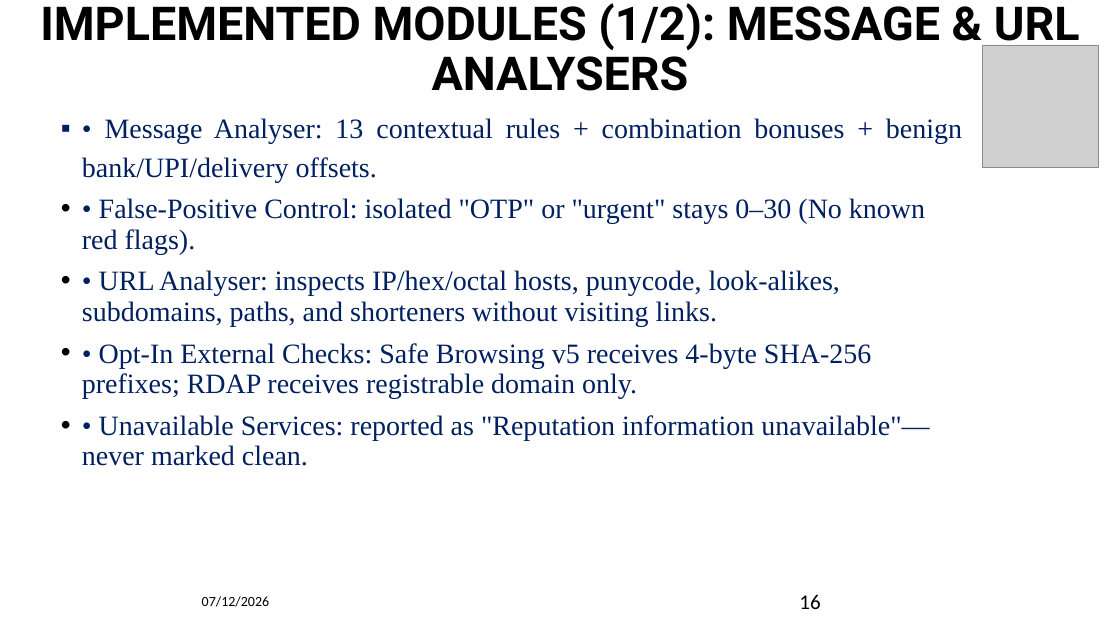
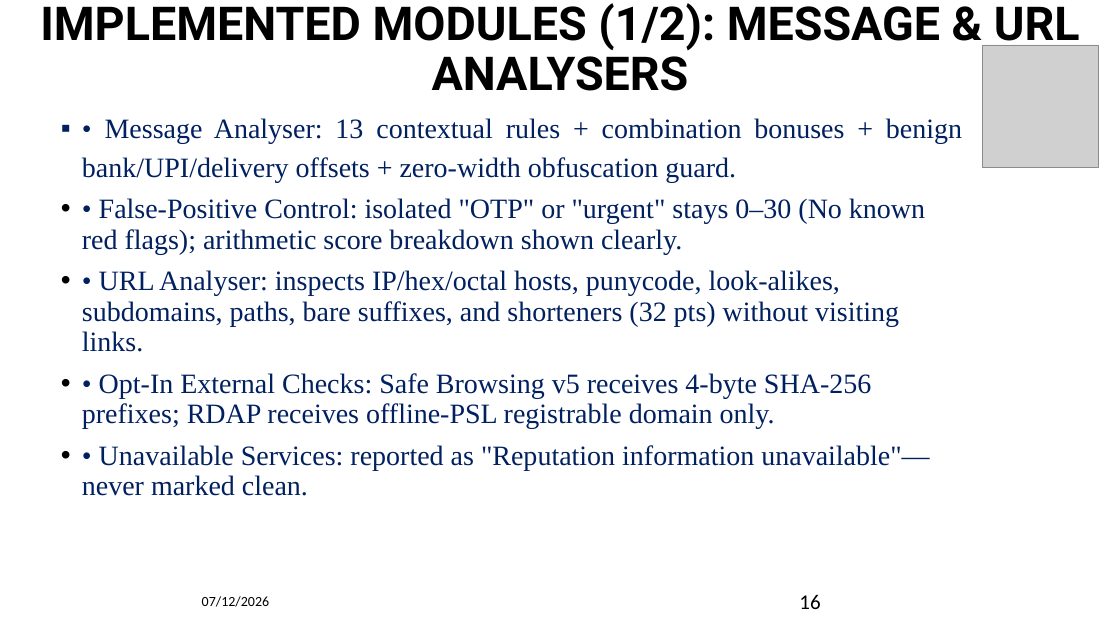
Before and after one commit to darshanashok-dev/community, a slide deck: slide 16 of community_project_ppt_updated.pptx. Drawn at 1120x630 pixels with LibreOffice and Linux fonts; fonts in the diff are those of the drawing; grey boxes stand for pictures; background and template pictures are left out. Boxes give left, top, right and bottom in pixels: in the first picture for what was removed or moved away, otherwise in the second. Text is boxed around its words. In the diff, an @@ line names an element or a change of style, - is before the commit and + after.

```diff
--- a/community_project_ppt_updated.pptx
+++ b/community_project_ppt_updated.pptx
@@ text at [82, 118, 962, 429]: text changed @@
-▪ • Message Analyser: 13 contextual rules + combination bonuses + benign bank/UPI/delivery offsets.
-• • False-Positive Control: isolated "OTP" or "urgent" stays 0–30 (No known red flags).
-• • URL Analyser: inspects IP/hex/octal hosts, punycode, look-alikes, subdomains, paths, and shorteners without visiting links.
-• • Opt-In External Checks: Safe Browsing v5 receives 4-byte SHA-256 prefixes; RDAP receives registrable domain only.
+▪ • Message Analyser: 13 contextual rules + combination bonuses + benign bank/UPI/delivery offsets + zero-width obfuscation guard.
+• • False-Positive Control: isolated "OTP" or "urgent" stays 0–30 (No known red flags); arithmetic score breakdown shown clearly.
+• • URL Analyser: inspects IP/hex/octal hosts, punycode, look-alikes, subdomains, paths, bare suffixes, and shorteners (32 pts) without visiting links.
+• • Opt-In External Checks: Safe Browsing v5 receives 4-byte SHA-256 prefixes; RDAP receives offline-PSL registrable domain only.
```
Also in this commit, not shown: 3 other slides changed, 6 other files.
